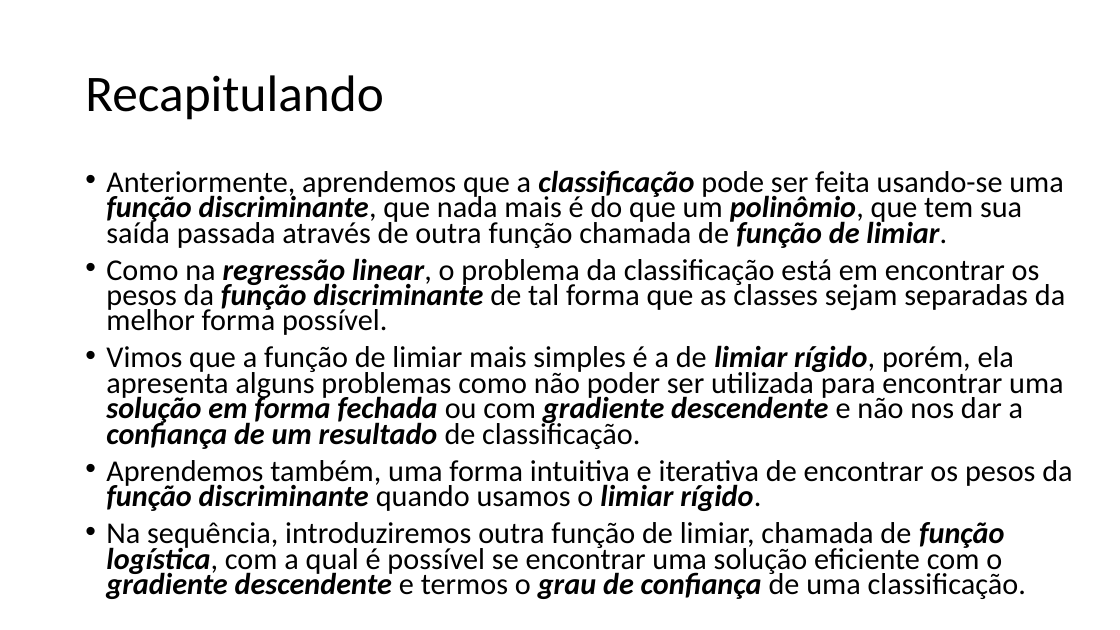
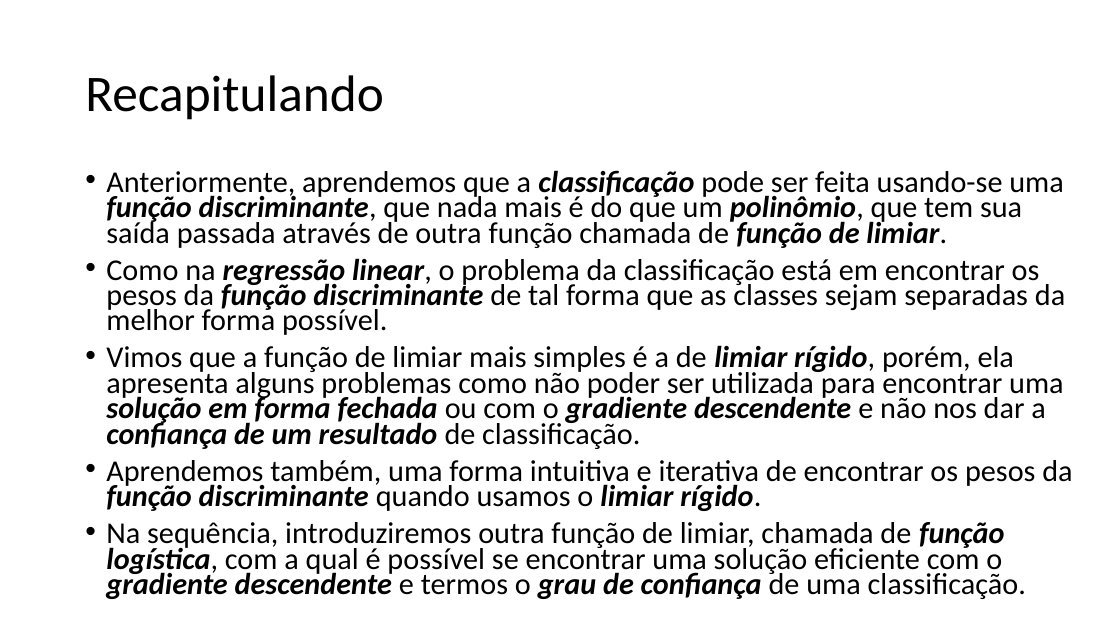
Before and after one commit to zz4fap/t320_aprendizado_de_maquina, a slide deck: slide 2 of slides/T320_Classificação (Parte III).pptx. Drawn at 1120x630 pixels with LibreOffice and Linux fonts; fonts in the diff are those of the drawing. Boxes give left, top, right and bottom in pixels: in the first picture for what was removed or moved away, otherwise in the second. Text is boxed around its words. In the diff, an @@ line names an element or a change of style, - is before the commit and + after.

```diff
--- a/slides/T320_Classificação (Parte III).pptx
+++ b/slides/T320_Classificação (Parte III).pptx
@@ text at [106, 345, 1063, 449]: text changed @@
-• Vimos que a função de limiar mais simples é a de limiar rígido, porém, ela apresenta alguns problemas como não poder ser utilizada para encontrar uma solução em forma fechada ou com gradiente descendente e não nos dar a confiança de um resultado de classificação.
+• Vimos que a função de limiar mais simples é a de limiar rígido, porém, ela apresenta alguns problemas como não poder ser utilizada para encontrar uma solução em forma fechada ou com o gradiente descendente e não nos dar a confiança de um resultado de classificação.
```
Also in this commit, not shown: 2 other files.
